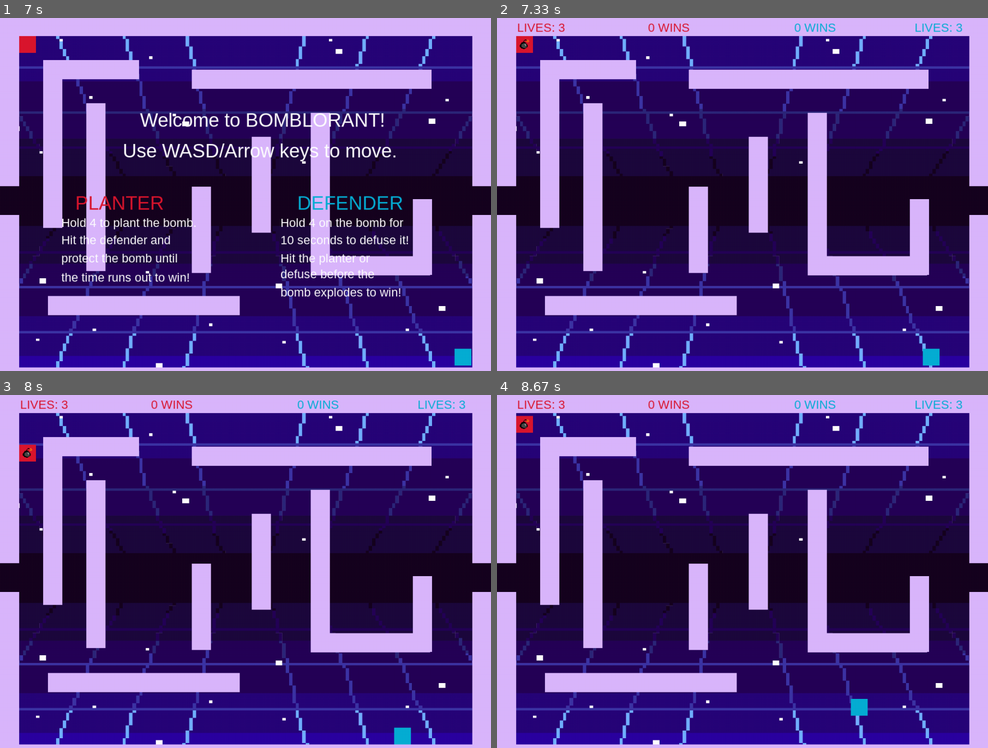
Above: before the commit, frames 1-4 (two rows, left to right).
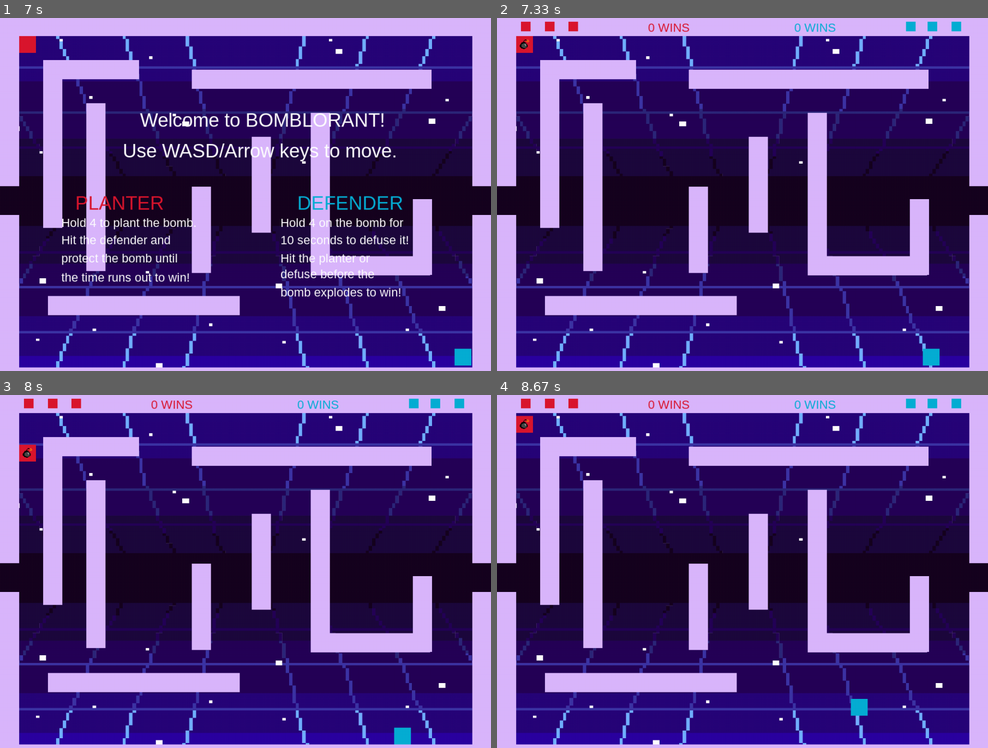
Above: after the commit, the same moments.

Repository: samsantea/Pygame-Project
Game: pygame game, started from main.py
Same seed, same stepped clock (60 frames per second), same inputs: the game is played once before the commit and once after it.
Inputs:
- Up to frame 1 (7 s): hold Right from 6.57 s (still down)
- Up to frame 2 (7.33 s): release Right at 7.03 s; hold Left from 7.07 s (still down)
- Up to frame 3 (8 s): release Left at 7.6 s; hold Down 7.63-7.93 s; hold S 7.63-7.93 s; hold Left from 7.97 s (still down); hold A from 7.97 s (still down)
- Up to frame 4 (8.67 s): release Left at 8.37 s; release A at 8.37 s; hold Up from 8.4 s (still down); hold W from 8.4 s (still down)

Frame 1 is identical in both runs. In frame 2, 0.5% of the frame differs, in the area x 4-95%, y 0-5%; in frame 3, 0.5%; in frame 4, 0.5%.

Commit message:
Changed display of player lives to rectangles at the top of the screen

Diff:
--- a/main.py
+++ b/main.py
@@ -251,6 +251,8 @@
     defender_keys = [pygame.K_LEFT, pygame.K_RIGHT, pygame.K_UP, pygame.K_DOWN, pygame.K_KP4]
     planter_spawn = (SCREEN_WIDTH / 25.6, SCREEN_HEIGHT / 19.2)
     defender_spawn = (SCREEN_WIDTH / 1.08, SCREEN_HEIGHT / 1.11)
+    planter_colour = CANDY_RED
+    defender_colour = CERULEAN
 
     # Create a group of sprites to hold Sprites
     all_sprites = pygame.sprite.Group()
@@ -371,7 +373,6 @@
 
         if game_state == "running":
             for player in player_sprites:
-
                 # If the player reaches either side of the tunnel on the map,
                 # teleport the player to the other side
                 if 354 < player.rect.y <= player.rect.y <= 414:
@@ -590,15 +591,7 @@
             )
 
         else:
-            # Else, show player lives and wins
-            screen.blit(
-                font.render(f"LIVES: {planter.lives}", True, CANDY_RED),
-                (SCREEN_WIDTH / 24, SCREEN_HEIGHT / 90)
-            )
-
-            screen.blit(font.render(f"LIVES: {defender.lives}", True, CERULEAN),
-                        (SCREEN_WIDTH / 1.175, SCREEN_HEIGHT / 90)
-                        )
+            # Else, show player wins
 
             screen.blit(font.render(f"{planter.wins} WINS", True, CANDY_RED),
                         (SCREEN_WIDTH / 3.25, SCREEN_HEIGHT / 90)
@@ -607,6 +600,22 @@
             screen.blit(font.render(f"{defender.wins} WINS", True, CERULEAN),
                         (SCREEN_WIDTH / 1.65, SCREEN_HEIGHT / 90)
                         )
+
+            # Show player lives
+            for player in player_sprites:
+
+                # set the color and x coords of life display according to player role
+                if player.is_planter == True:
+                    life_colour = CANDY_RED
+                    lives_x_coords = [SCREEN_WIDTH / 20.48, SCREEN_WIDTH / 10.24, SCREEN_WIDTH / 6.83]
+
+                else:
+                    life_colour = CERULEAN
+                    lives_x_coords = [SCREEN_WIDTH / 1.20, SCREEN_WIDTH / 1.14, SCREEN_WIDTH / 1.08]
+
+                # for each player life, draw a rectangle with the proper coordinates
+                for i in range(player.lives):
+                    pygame.draw.rect(screen, life_colour, [lives_x_coords[i], 10, 20, 20])
 
             if time_ticking != 0.0:
                 # if the bomb has been planted, show the time left until the bomb explored
